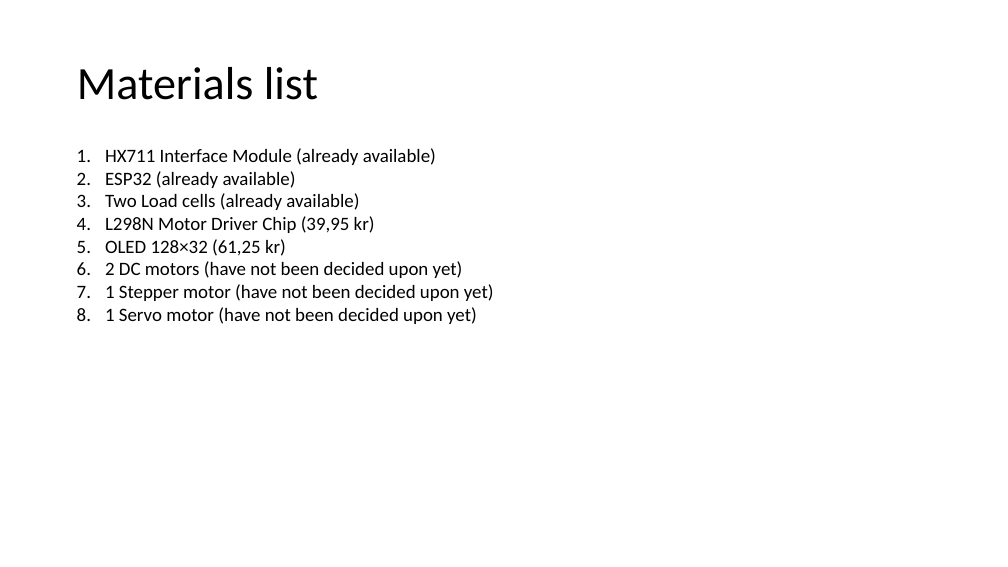
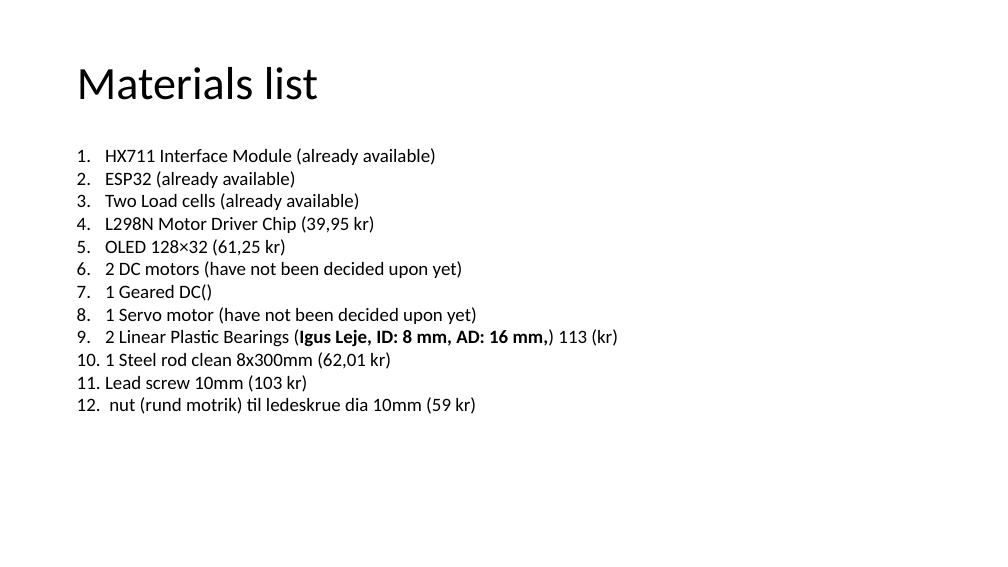
Before and after one commit to Boti21/SDU-SPRO3-FILES, a slide deck: slide 4 of 09_Communication Management/Group15_Supervisor_meeting_1.pptx. Drawn at 1008x567 pixels with LibreOffice and Linux fonts; fonts in the diff are those of the drawing. Boxes give left, top, right and bottom in pixels: in the first picture for what was removed or moved away, otherwise in the second. Text is boxed around its words. In the diff, an @@ line names an element or a change of style, - is before the commit and + after.

Commit message:
bill add

```diff
--- a/09_Communication Management/Group15_Supervisor_meeting_1.pptx
+++ b/09_Communication Management/Group15_Supervisor_meeting_1.pptx
@@ text at <box>105,284,212,301</box>: text changed @@
-7. 1 Stepper motor (have not been decided upon yet)
+7. 1 Geared DC()
@@ text at <box>105,329,618,414</box>: paragraphs added @@
+9. 2 Linear Plastic Bearings (Igus Leje, ID: 8 mm, AD: 16 mm,) 113 (kr)
+10. 1 Steel rod clean 8x300mm (62,01 kr)
+11. Lead screw 10mm (103 kr)
+12. nut (rund motrik) til ledeskrue dia 10mm (59 kr)
```
